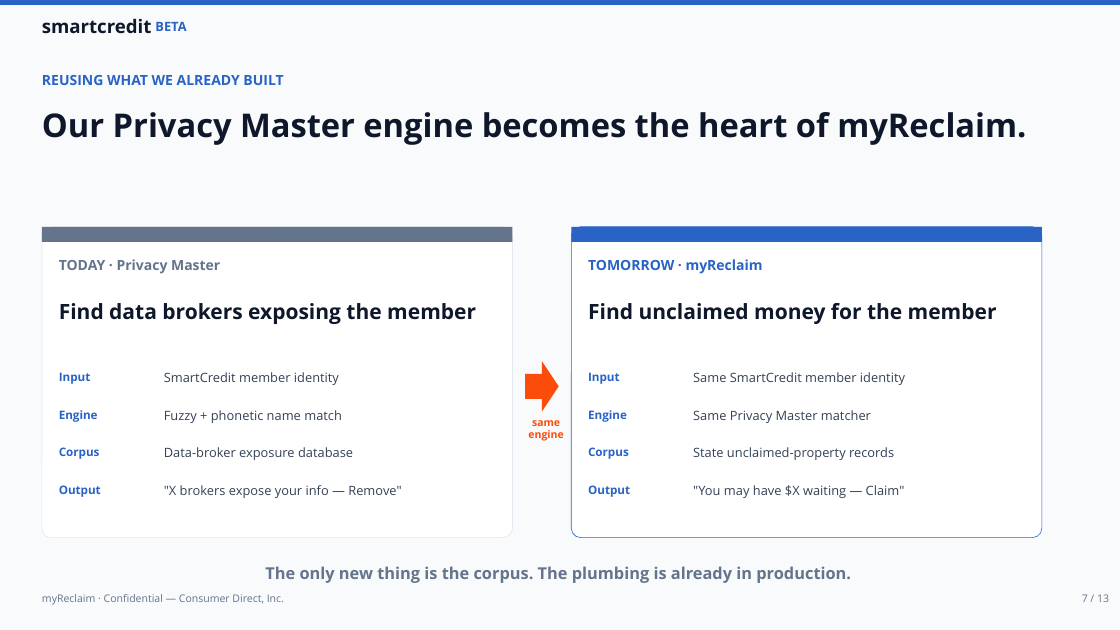
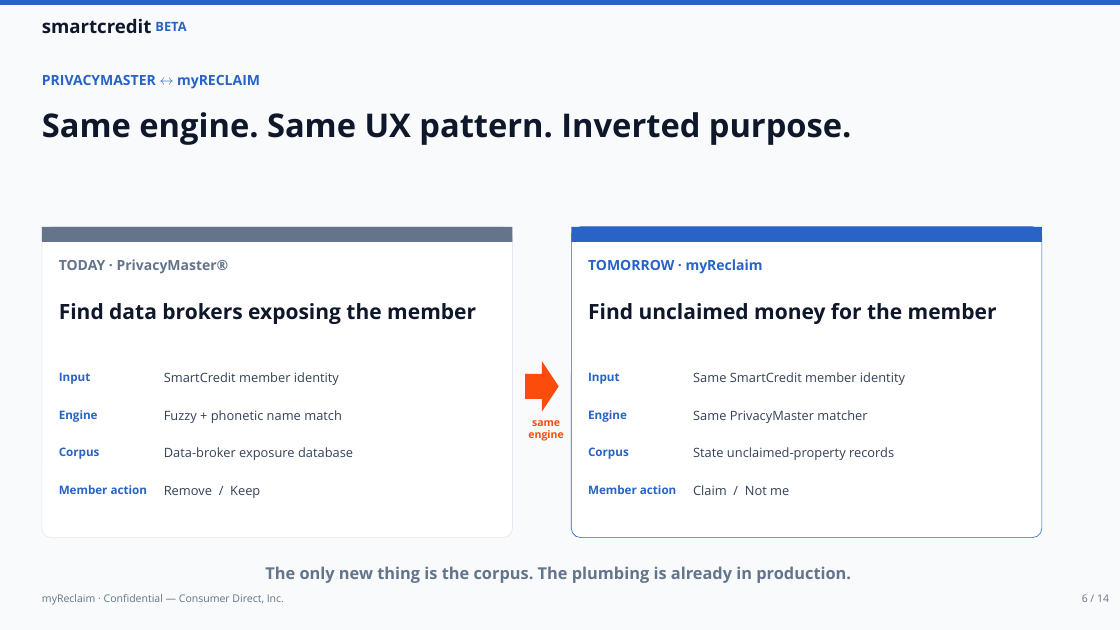
Before and after one commit to ahmedyassineconsumerdirect/cd-getmymoney, a slide deck: slide 6 of myReclaim-Exec-Deck.pptx (slide 7 before the commit). Drawn at 1120x630 pixels with LibreOffice and Linux fonts; fonts in the diff are those of the drawing. Boxes give left, top, right and bottom in pixels: in the first picture for what was removed or moved away, otherwise in the second. Text is boxed around its words. In the diff, an @@ line names an element or a change of style, - is before the commit and + after.

```diff
--- a/myReclaim-Exec-Deck.pptx
+++ b/myReclaim-Exec-Deck.pptx
@@ text at (x1=42, y1=75, x2=260, y2=89): text changed @@
-REUSING WHAT WE ALREADY BUILT
+PRIVACYMASTER ↔ myRECLAIM
@@ text at (x1=42, y1=112, x2=852, y2=145): text changed @@
-Our Privacy Master engine becomes the heart of myReclaim.
+Same engine. Same UX pattern. Inverted purpose.
@@ text at (x1=59, y1=259, x2=229, y2=274): text changed @@
-TODAY · Privacy Master
+TODAY · PrivacyMaster®
@@ text at (x1=693, y1=410, x2=867, y2=423): spaces changed @@
-Same Privacy Master matcher
+Same PrivacyMaster matcher
@@ text at (x1=59, y1=485, x2=147, y2=494): text changed @@
-Output
+Member action
@@ text at (x1=164, y1=486, x2=260, y2=498): text changed @@
-"X brokers expose your info — Remove"
+Remove / Keep
@@ text at (x1=588, y1=485, x2=676, y2=494): text changed @@
-Output
+Member action
@@ text at (x1=693, y1=485, x2=789, y2=495): text changed @@
-"You may have $X waiting — Claim"
+Claim / Not me
@@ text at (x1=1082, y1=594, x2=1109, y2=602): text changed @@
-7 / 13
+6 / 14
```
Also in this commit, not shown: 10 other slides changed, 1 slide added, 4 other files.
